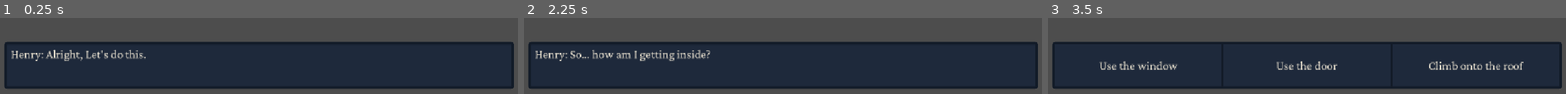
Above: before the commit, frames 1-3 (left to right).
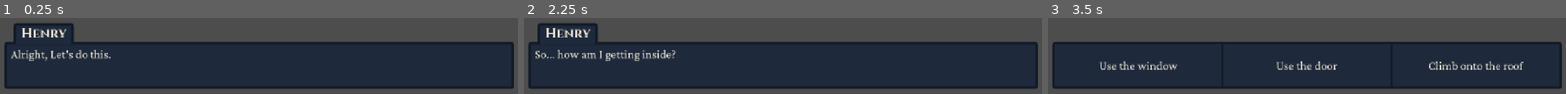
Above: after the commit, the same moments.

Repository: Juicy-J02/CYOA
Game: Godot game, scene res://Scenes/Main.tscn
Same seed, same stepped clock (60 frames per second), same inputs: the game is played once before the commit and once after it.
Inputs (mouse positions are in pixels of both pictures, inside the frame that each line leads up to):
- Up to frame 1 (0.25 s): no input
- Up to frame 2 (2.25 s): tap Enter at 0.5 s; move the mouse to (outside the picture) at 0.52 s; click (outside the picture) at 0.67 s; tap Space at 1.25 s; move the mouse to (outside the picture) at 1.27 s; click (outside the picture) at 1.42 s; click "Use the window" at 2 s
- Up to frame 3 (3.5 s): tap Enter at 2.75 s; move the mouse to (outside the picture) at 2.77 s; click (outside the picture) at 2.92 s

The runs differ from the first frame. In frame 1, 4.4% of the frame differs, in the area x 2-29%, y 7-57%; in frame 2, 4.9%, in the area x 2-36%, y 7-57%; in frame 3, less than 0.1%.

Commit message:
Add speaker nameplate and hide it for narration

Diff:
--- a/Scenes/Main.tscn
+++ b/Scenes/Main.tscn
@@ -2,7 +2,6 @@
 
 [ext_resource type="Script" uid="uid://c814w2ng3lnue" path="res://Scripts/main.gd" id="1_rgh2o"]
 [ext_resource type="Script" uid="uid://bkdmx26wcdwo0" path="res://Scripts/ui.gd" id="2_kln2b"]
-[ext_resource type="Theme" uid="uid://bnrnrxx7cccfg" path="res://Themes/mainTheme.tres" id="3_kln2b"]
 
 [node name="Main" type="Node" unique_id=144984912]
 script = ExtResource("1_rgh2o")
@@ -39,9 +38,21 @@
 
 [node name="HBoxContainer" type="HBoxContainer" parent="UI/Panel/MarginContainer" unique_id=963820021]
 layout_mode = 2
-theme = ExtResource("3_kln2b")
 theme_type_variation = &"ChoiceRow"
 
 [node name="RichTextLabel" type="RichTextLabel" parent="UI/Panel/MarginContainer" unique_id=547521451]
 layout_mode = 2
 metadata/_edit_use_anchors_ = true
+
+[node name="NamePlate" type="PanelContainer" parent="UI/Panel" unique_id=273465867]
+layout_mode = 1
+offset_left = 20.0
+offset_top = -41.0
+offset_right = 149.0
+offset_bottom = 6.0
+theme_type_variation = &"NamePlate"
+
+[node name="NameLabel" type="Label" parent="UI/Panel/NamePlate" unique_id=998262528]
+layout_mode = 2
+theme_type_variation = &"NameLabel"
+text = "Henry"
--- a/Scripts/ui.gd
+++ b/Scripts/ui.gd
@@ -2,6 +2,9 @@
 
 @onready var text_box = $Panel/MarginContainer/RichTextLabel
 @onready var choice_buttons = $Panel/MarginContainer/HBoxContainer
+@onready var name_plate = $Panel/NamePlate
+@onready var name_label = $Panel/NamePlate/NameLabel
+
 
 func _ready():
 	StoryManager.dialogue_requested.connect(update_dialogue)
@@ -10,10 +13,17 @@
 func update_dialogue(speaker, text):
 	text_box.show()
 	choice_buttons.hide()
-	text_box.text = "%s: %s" % [speaker, text]
+	if speaker != "":
+		name_plate.show()
+		name_label.text = speaker
+		name_plate.reset_size()
+	else:
+		name_plate.hide()
+	text_box.text = text
 
 func update_choice(choices):
 	text_box.hide()
+	name_plate.hide()
 	choice_buttons.show()
 
 	for child in choice_buttons.get_children():
--- a/Themes/mainTheme.tres
+++ b/Themes/mainTheme.tres
@@ -1,5 +1,6 @@
 [gd_resource type="Theme" format=3 uid="uid://bnrnrxx7cccfg"]
 
+[ext_resource type="FontFile" uid="uid://di66s0to2adxy" path="res://Fonts/Cinzel-Bold.ttf" id="1_5mgfp"]
 [ext_resource type="FontFile" uid="uid://b657o8omahjve" path="res://Fonts/CrimsonPro-Regular.ttf" id="1_ocm8a"]
 
 [sub_resource type="StyleBoxFlat" id="StyleBoxFlat_ocm8a"]
@@ -19,6 +20,19 @@
 [sub_resource type="StyleBoxFlat" id="StyleBoxFlat_c3mhq"]
 bg_color = Color(0.074204974, 0.1074196, 0.16056561, 1)
 border_color = Color(0.07265624, 0.10476253, 0.15730706, 1)
+
+[sub_resource type="StyleBoxFlat" id="StyleBoxFlat_75rg3"]
+content_margin_left = 16.0
+content_margin_top = 4.0
+content_margin_right = 16.0
+content_margin_bottom = 4.0
+bg_color = Color(0.11764706, 0.16078432, 0.23137255, 1)
+border_width_left = 6
+border_width_top = 6
+border_width_right = 6
+border_color = Color(0.07265624, 0.10476253, 0.15730706, 1)
+corner_radius_top_left = 6
+corner_radius_top_right = 6
 
 [sub_resource type="StyleBoxFlat" id="StyleBoxFlat_idj7w"]
 bg_color = Color(0.11764706, 0.16078432, 0.23137255, 1)
@@ -60,6 +74,12 @@
 Button/styles/pressed = SubResource("StyleBoxFlat_c3mhq")
 ChoiceRow/base_type = &"HBoxContainer"
 ChoiceRow/constants/separation = 0
+NameLabel/base_type = &"Label"
+NameLabel/colors/font_color = Color(0.93333334, 0.9019608, 0.83137256, 1)
+NameLabel/font_sizes/font_size = 28
+NameLabel/fonts/font = ExtResource("1_5mgfp")
+NamePlate/base_type = &"PanelContainer"
+NamePlate/styles/panel = SubResource("StyleBoxFlat_75rg3")
 Panel/styles/panel = SubResource("StyleBoxFlat_idj7w")
 RichTextLabel/colors/default_color = Color(0.93333334, 0.9019608, 0.83137256, 1)
 RichTextLabel/styles/normal = SubResource("StyleBoxEmpty_ocm8a")
